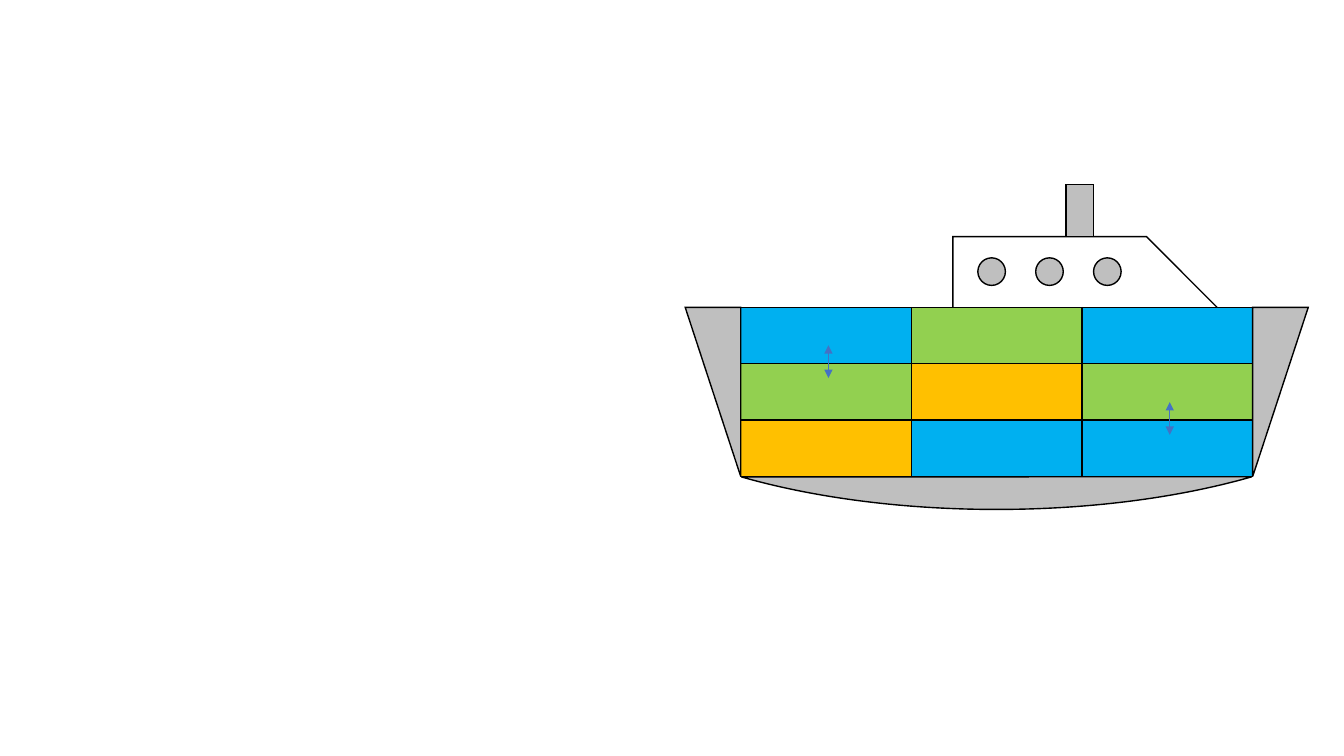
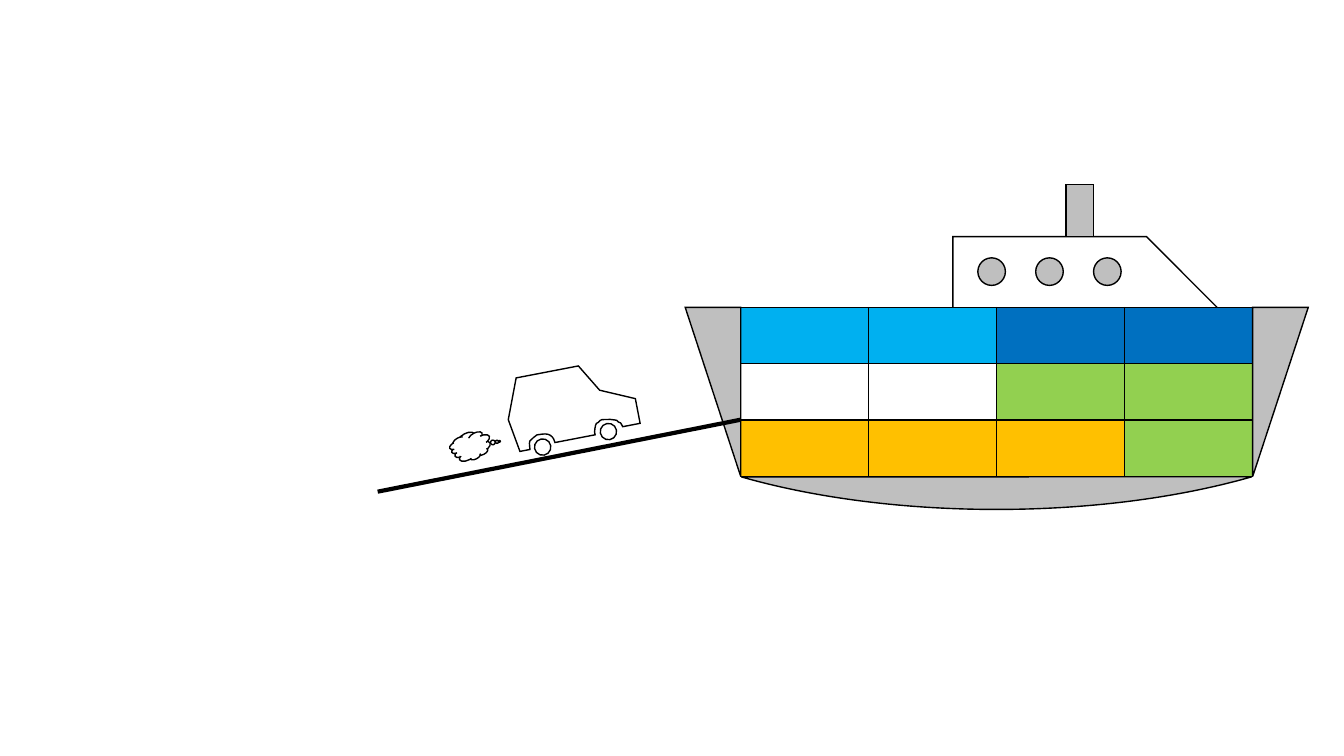
Before and after one commit to r-kurosu/kline_new, a slide deck: slide 6 of きよし＿船.pptx (slide 5 before the commit). Drawn at 1344x756 pixels with LibreOffice and Linux fonts; fonts in the diff are those of the drawing. Boxes give left, top, right and bottom in pixels: in the first picture for what was removed or moved away, otherwise in the second. Text is boxed around its words. In the diff, an @@ line names an element or a change of style, - is before the commit and + after.

```diff
--- a/きよし＿船.pptx
+++ b/きよし＿船.pptx
@@ table at (x1=741, y1=308, x2=1253, y2=477) @@
+column 4:  |  | 
@@ freeform shape added at (x1=501, y1=356, x2=642, y2=452), outline #000000 1 pt @@
@@ double arrow removed from (829, 345) to (829, 378) @@
@@ line added from (741, 419) to (378, 492), #000000 3 pt @@
@@ double arrow removed from (1171, 402) to (1171, 435) @@
@@ thought cloud added at (x1=447, y1=424, x2=496, y2=467), outline #000000 1 pt @@
@@ ellipse added at (x1=533, y1=437, x2=552, y2=456), outline #000000 1 pt @@
@@ ellipse added at (x1=600, y1=422, x2=618, y2=441), outline #000000 1 pt @@
```
Also in this commit, not shown: 1 slide added, 3 other files.
